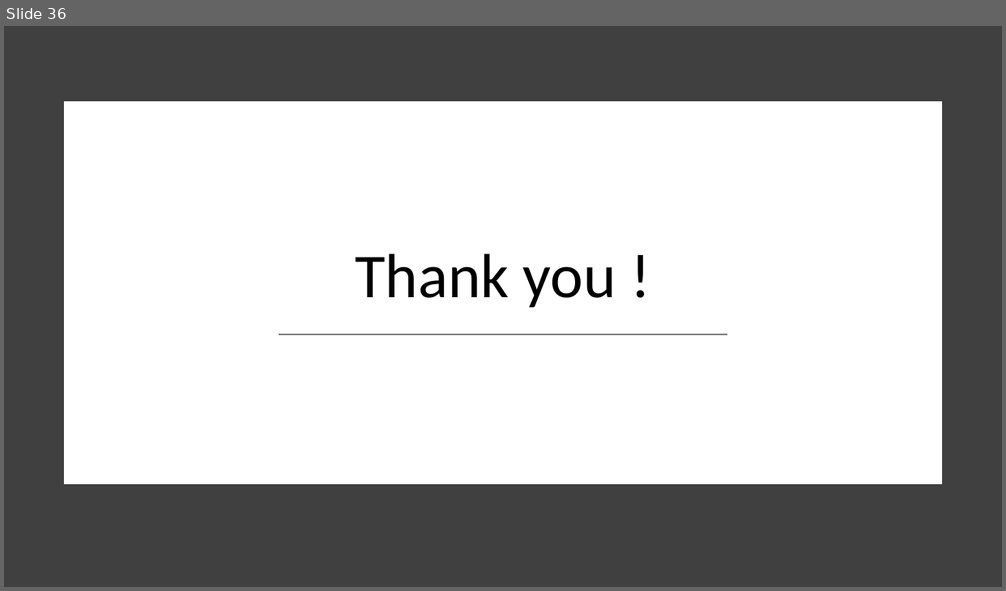
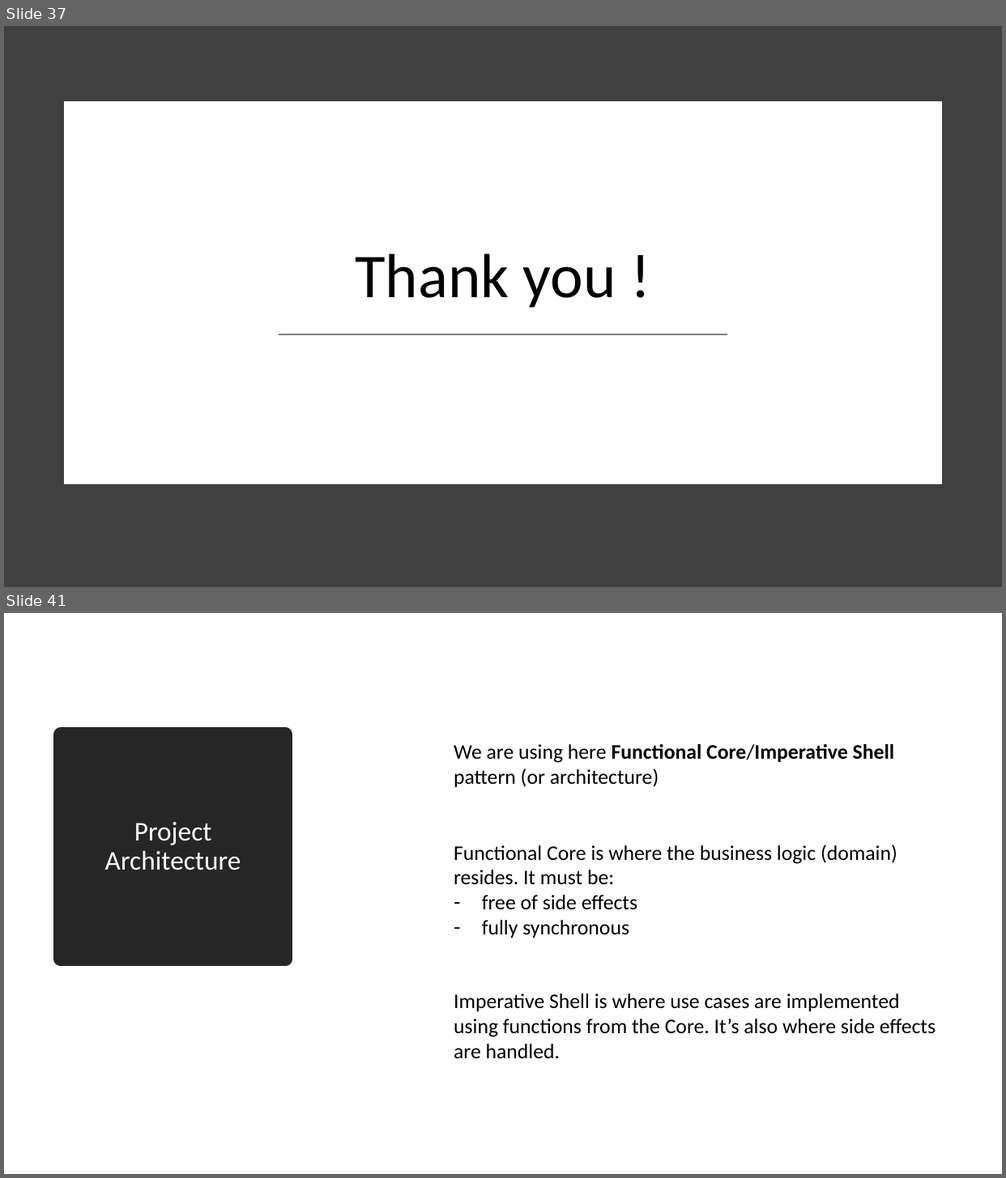
Before and after one commit to essic/prez-why-fsharp, a slide deck: WhyFSharp.pptx. Shown one above the other, each under a label of ours: slide 36 before the commit, slides 37 and 41 after it; the slides between them are not shown. The pictures are 1006x591 and 1006x1178 pixels, drawn with LibreOffice and Linux fonts; fonts in the diff are those of the drawing. Boxes give left, top, right and bottom in pixels: in the first picture for what was removed or moved away, otherwise in the second. Text is boxed around its words. In the diff, an @@ line names an element or a change of style, - is before the commit and + after.

```diff
--- a/WhyFSharp.pptx
+++ b/WhyFSharp.pptx
@@ slide 41 added at bbox=[4, 613, 1002, 1174], background #FFFFFF @@
@@ title added at bbox=[61, 735, 286, 960], fill #262626, outline #262626 13.75 pt, 26 pt, text #FFFFFF @@
+Project Architecture
@@ text added at bbox=[454, 744, 894, 787], 20 pt, text #000000 @@
+We are using here Functional Core/Imperative Shell pattern (or architecture)
@@ text added at bbox=[454, 845, 897, 938], 20 pt, text #000000 @@
+Functional Core is where the business logic (domain) resides. It must be:
+– free of side effects
+– fully synchronous
@@ text added at bbox=[454, 994, 936, 1059], 20 pt, text #000000 @@
+Imperative Shell is where use cases are implemented using functions from the Core. It’s also where side effects are handled.
@@ what was slide 36 is now slide 37 @@
```
Also in this commit, not shown: 9 slides changed, 6 other slides added.
